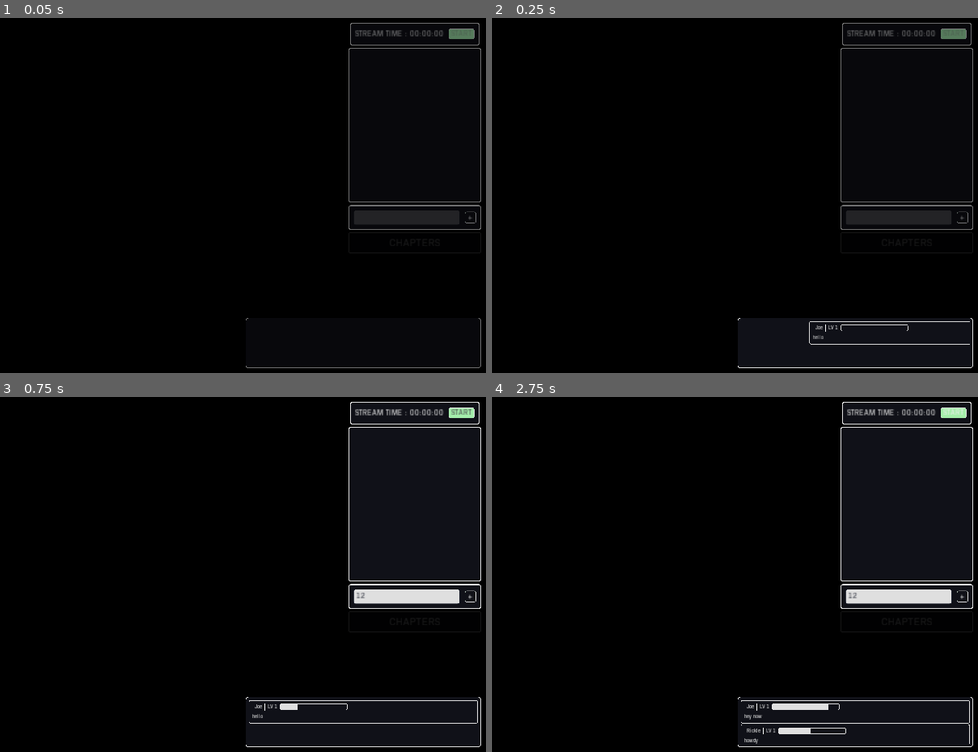
Above: before the commit, frames 1-4 (two rows, left to right).
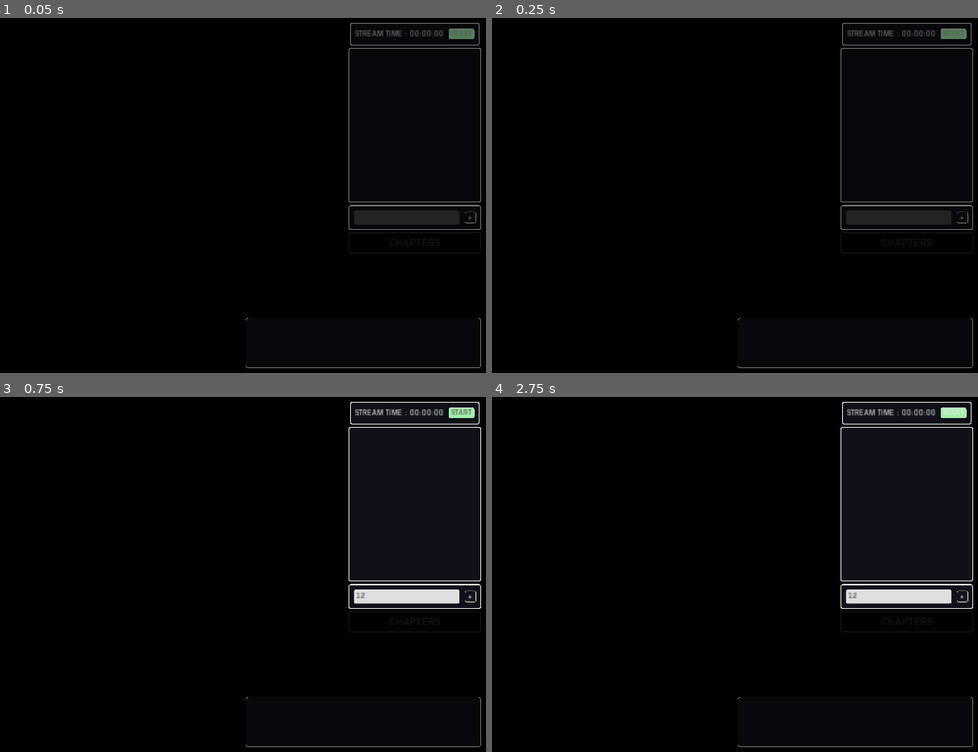
Above: after the commit, the same moments.

Repository: ACB-prgm/LiveStreamGamez.nosync
Game: Godot game, scene res://MainScene/Main.tscn
Same seed, same stepped clock (60 frames per second), same inputs: the game is played once before the commit and once after it.
Inputs (mouse positions are in pixels of both pictures, inside the frame that each line leads up to):
- Up to frame 1 (0.05 s): no input
- Up to frame 2 (0.25 s): no input
- Up to frame 3 (0.75 s): click (408, 595) at 0.52 s; type "12" at 0.6 s
- Up to frame 4 (2.75 s): click "START" at 1.25 s; click "STOP" at 2 s

Frame 1 is identical in both runs. In frame 2, 0.4% of the frame differs, in the area x 50-100%, y 84-99%; in frame 3, 0.5%; in frame 4, 0.9%.
Error before the commit: Invalid call. Nonexistent function 'get' in base 'Nil'. (res://ChatXP/FlaskAPI/FlaskAPI.gd:112)
Error after the commit: First argument of yield() not of type object. (res://ChatXP/PlayerInfoManager.gd:105)

Commit message:
Begin Updating main app to use dynamo

Diff:
--- a/ProjectFiles/AWS/AWSDynamoDB.gd
+++ b/ProjectFiles/AWS/AWSDynamoDB.gd
@@ -60,7 +60,6 @@
 		return response
 	else:
 		return []
-
 
 func batch_put_item(table_name: String, items: Array, add_headers: Dictionary = {}) -> Array:
 	if requirements_met(true):
@@ -109,8 +108,6 @@
 	else:
 		return []
 
-
-
 func get_item(table_name:String, item:Dictionary, add_headers:={}) -> Array:
 	if requirements_met(true):
 		var url = "https://%s/" % HOST
@@ -147,6 +144,46 @@
 		return response
 	else:
 		return []
+
+func batch_get_item(table_name:String, keys:Array, consistent_read:=true, add_headers:Dictionary={}) -> Array:
+	if requirements_met(true):
+		var url = "https://%s/" % HOST
+		var timestamp = get_amz_time()
+
+		var body = to_json({
+			"RequestItems": {table_name : {
+				"ConsistentRead": consistent_read,
+				"Keys": keys
+				}}
+		})
+
+		add_headers.merge({
+			"x-amz-target": "DynamoDB_20120810.BatchGetItem",
+			"Content-Type": "application/x-amz-json-1.0",
+			"x-amz-content-sha256": body.sha256_text()
+		})
+
+		var headers = PoolStringArray([
+			"Authorization: %s" % create_authorization_header(HOST, timestamp, "POST", add_headers),
+			"x-amz-content-sha256: %s" % add_headers["x-amz-content-sha256"],
+			"x-amz-date: %s" % timestamp
+		])
+
+		for header in add_headers:
+			var new_header := "%s: %s" % [header, add_headers.get(header)]
+			if not new_header in headers:
+				headers.append(new_header)
+
+		var http_request = HTTPRequest.new()
+		get_tree().root.call_deferred("add_child", http_request)
+		http_request.call_deferred("request", url, headers, true, HTTPClient.METHOD_POST, body)
+
+		var response = yield(http_request, "request_completed")
+		http_request.queue_free()
+		return response
+	else:
+		return []
+
 
 func delete_item(table_name:String, item:Dictionary, add_headers:={}) -> Array:
 	if requirements_met(true):
--- a/ProjectFiles/ChatXP/LiveChat/ChatManager.gd
+++ b/ProjectFiles/ChatXP/LiveChat/ChatManager.gd
@@ -21,7 +21,7 @@
 		"icon" : null
 	}
 }
-var ChatPlayerData = {}
+var ChatPlayerData = {} # {username : data_dict}
 
 onready var chatBox = $VBoxContainer/ScrollContainer/ChatVBoxContainer
 onready var tween = $Tween
@@ -29,16 +29,11 @@
 
 
 func _ready() -> void:
-	yield(FlaskAPI.update_all_users_info({}), "completed")
 	modulate.a = ALPHA_VALUE
-	var data = yield(FlaskAPI.get_all_users_info(), "completed")
-	if data:
-		ChatPlayerData = data
-		log_info(data)
 
 	var _err = GetPythonChatScrape.connect("chat_packet_recieved", self, "_on_chat_packet_recieved")
 	# TESTING
-	_on_chat_packet_recieved([ ["Joe", "hello"], ["Rickle", "howdy"], ["Joe", "hey now"], ["YoungWood", "test"]])
+#	_on_chat_packet_recieved([ ["YoungWood", "Thumbnail Key", "test"]])
 
 
 # CHAT FUNCTIONS ———————————————————————————————————————————————————————————————
@@ -47,6 +42,7 @@
 #	current_stream = YoutTubeApi.LiveBroadcastResource.get("snippet").get("title")
 	current_stream = "test"
 	for comment in chat:
+#		PlayerInfoManager.get_player_info(user, thumb_id)
 		var user = comment[0].percent_encode()
 		comment = comment[1]
 		var info : Dictionary
@@ -85,7 +81,7 @@
 		progression_info["xpbar_value"] = progression_info.get("level_xp") / TaskManagerGlobals.level_func(progression_info.get("level")) * 100
 
 		ChatPlayerData[user] = info # Update working info
-		FlaskAPI.update_user_info(user, info) # Update Cloud info
+		PlayerInfoManager.update_user_info(user, info) # Update Cloud info
 
 		# DISPLAY CHAT AND UPDATES
 		spawn_chatPlayer(user, comment, info, previous_level_xp, xp_gain, level_up)
--- a/ProjectFiles/ChatXP/PlayerInfoManager.gd
+++ b/ProjectFiles/ChatXP/PlayerInfoManager.gd
@@ -1,7 +1,7 @@
 extends Node
 
 
-const FRAME_THRESH = 600 # ~10 seconds
+const FRAME_THRESH = 1200 # ~20 seconds
 const TABLE_NAME = "LSG_user_data"
 const REGION = "us-east-1"
 const dynamodb_data_type_map := {
@@ -18,11 +18,31 @@
 	23: "SS",
 }
 
+var example_player_info = {
+	"display_name" : "YoungWood",
+	"thumbnail_id" : "APkrFKbGGhT4v0N6PxIIOVb0bwG_FCWGuf1dMKnCNyCL",
+	"progression" : {
+		"level": 1,
+		"level_xp" : 0,
+		"xpbar_value" : 0.0,
+		"last_stream" : "",
+		"total_num_comments" : 0, # num lifetime comments
+		"current_num_comments" : 0 # num comments on current stream
+	},
+	"appearance" : {
+		"icon" : null
+	}
+}
+
 var frame_count := 0
 var AWS_KEY : String
 var AWS_SECRET : String
 var dynamo_db := AWSDynamoDB.new()
-var player_info_stack = []
+var player_info_stack = {}
+# user_name : {
+#	"changed" : bool,
+#	"info: : dict
+#}
 
 
 func _ready():
@@ -30,7 +50,13 @@
 
 	add_child(dynamo_db)
 	dynamo_db.init(AWS_KEY, AWS_SECRET, REGION)
-#
+
+	player_info_stack["YoungWood/APkrFKbGGhT4v0N6PxIIOVb0bwG_FCWGuf1dMKnCNyCL"] = {"changed": true, "info": example_player_info}
+	player_info_stack["Testy/uajhgregkerkajlg678"] = {"changed": true, "info" : {"display_name": "Testy", "thumbnail_id": "uajhgregkerkajlg678", "values": true}}
+
+	var response = yield(pull_player_stack(), "completed")
+	print(response[0])
+	print(response[-1].get_string_from_utf8())
 #	var ERR = yield(update_player_info(), "completed")
 #	if ERR != OK:
 #		yield(GoogleSignIn._on_AWS_expired(), "completed")
@@ -38,19 +64,57 @@
 #		if ERR != OK:
 #			push_error(ERR)
 
-func _physics_process(delta):
+func _physics_process(_delta):
 	frame_count += 1
 	if frame_count >= FRAME_THRESH:
 		sync_player_infos()
 		frame_count = 0
 
 func sync_player_infos():
+	var to_change := []
+	for player in player_info_stack:
+		var player_info = player_info_stack.get(player)
+		if player_info.get("changed"):
+			to_change.append(player_info)
+
+	# pull infos
+	# update changes
+	# push infos
 	pass
 
-func get_player_info(display_name:String, google_sub:String):
+func put_player_stack():
+	var items = []
+	for player in player_info_stack:
+		player = player_info_stack.get(player)
+		if player["changed"]:
+			items.append(encode_dynamodb_item(player["info"]))
+
+	var response = yield(dynamo_db.batch_put_item(TABLE_NAME, items), "completed")
+
+	return response
+
+func pull_player_stack():
+	var keys = []
+	for player in player_info_stack.values():
+		var info = player["info"]
+		keys.append(encode_dynamodb_item({
+			"display_name": info["display_name"],
+			"thumbnail_id": info["thumbnail_id"]
+			}))
+
+	var response = yield(dynamo_db.batch_get_item(TABLE_NAME, keys), "completed")
+
+	return response
+
+
+func get_player_info(display_name:String, thumbnail_id:String, force_pull:= false):
+	var fullname : String = "%s/%s" % [display_name, thumbnail_id]
+	if !force_pull and fullname in player_info_stack.keys():
+		return player_info_stack.get(fullname)
+
 	var item = encode_dynamodb_item({
 		"display_name" : display_name,
-		"google_sub" : google_sub
+		"thumbnail_id" : thumbnail_id
 	})
 	var response = yield(dynamo_db.get_item(
 			TABLE_NAME,
@@ -58,11 +122,16 @@
 			), "completed")
 
 	if response[1] == 200:
-		return parse_json(response[-1].get_string_from_utf8())
+		var info = parse_json(response[-1].get_string_from_utf8())
+		player_info_stack[fullname] = info
+		return info
 	else:
 		return response[1]
 
 func put_player_info(player_info:Dictionary):
+	if not ("display_name" in player_info and "thumbnail_id" in player_info):
+		return false
+
 	var item = encode_dynamodb_item(player_info)
 	var response = yield(dynamo_db.put_item(
 		TABLE_NAME,
@@ -71,10 +140,10 @@
 		"completed"
 		)
 
-	return response[1]
+	return response
 
-func update_player_info(display_name:String, google_sub:String, old_info:Dictionary) -> void:
-	var get_info = yield(get_player_info(display_name, google_sub), "completed")
+func update_player_info(display_name:String, thumbnail_id:String, old_info:Dictionary) -> void:
+	var get_info = yield(get_player_info(display_name, thumbnail_id), "completed")
 	if get_info is int:
 		return ERR_INVALID_DATA
 	old_info.merge(get_info)
@@ -92,6 +161,8 @@
 		var dynamo_type = dynamodb_data_type_map.get(typeof(value), null)
 		if dynamo_type:
 			match dynamo_type:
+				"NULL":
+					value = true
 				"M":
 					value = encode_dynamodb_item(value)
 				"N":
@@ -115,7 +186,9 @@
 
 func load_secrets():
 	var file = File.new()
-	if file.open("res://ChatXP/aws_secrets.json", File.READ) == OK:
-		var data : Dictionary = parse_json(file.get_as_text())
+	if file.open("res://AWS/aws_secrets.dat", File.READ) == OK:
+		var data : Dictionary = file.get_var()
 		AWS_KEY = data["KEY"]
 		AWS_SECRET = data["SECRET"]
+
+	file.close()
--- a/ProjectFiles/project.godot
+++ b/ProjectFiles/project.godot
@@ -38,7 +38,6 @@
 YoutTubeApi="*res://ChatScraping/YoutTubeAPI.gd"
 TaskManagerGlobals="*res://TaskManager/TaskManagerGlobals.gd"
 OAuth2="*res://OAuth2_Test/OAuth2_Test.gd"
-FlaskAPI="*res://ChatXP/FlaskAPI/FlaskAPI.gd"
 PlayerInfoManager="*res://ChatXP/PlayerInfoManager.gd"
 
 [debug]
Not shown, changed: .gitignore
Not shown, changed: ProjectFiles/ChatScraping/YouTubeScrape.py
